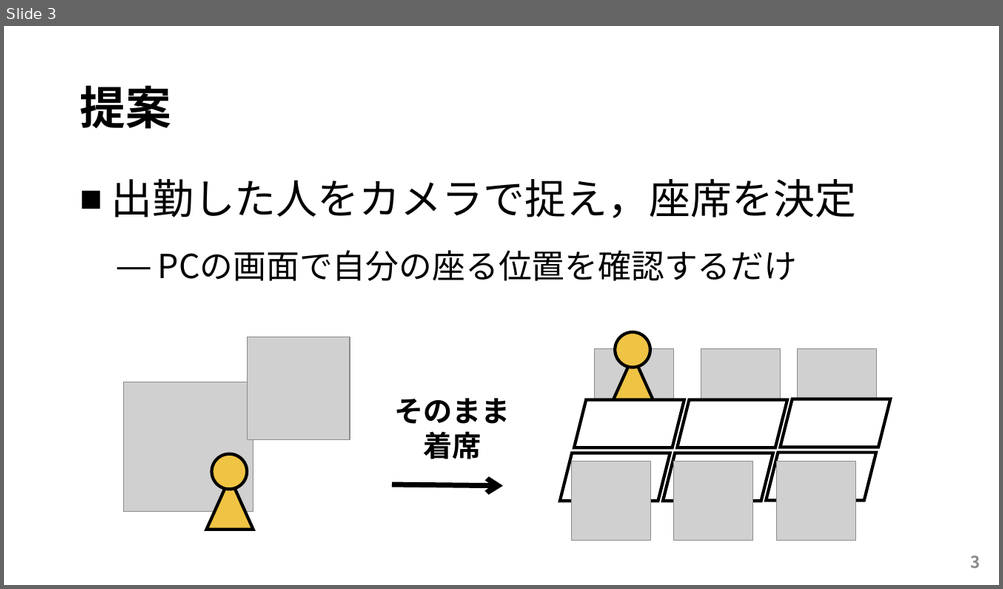
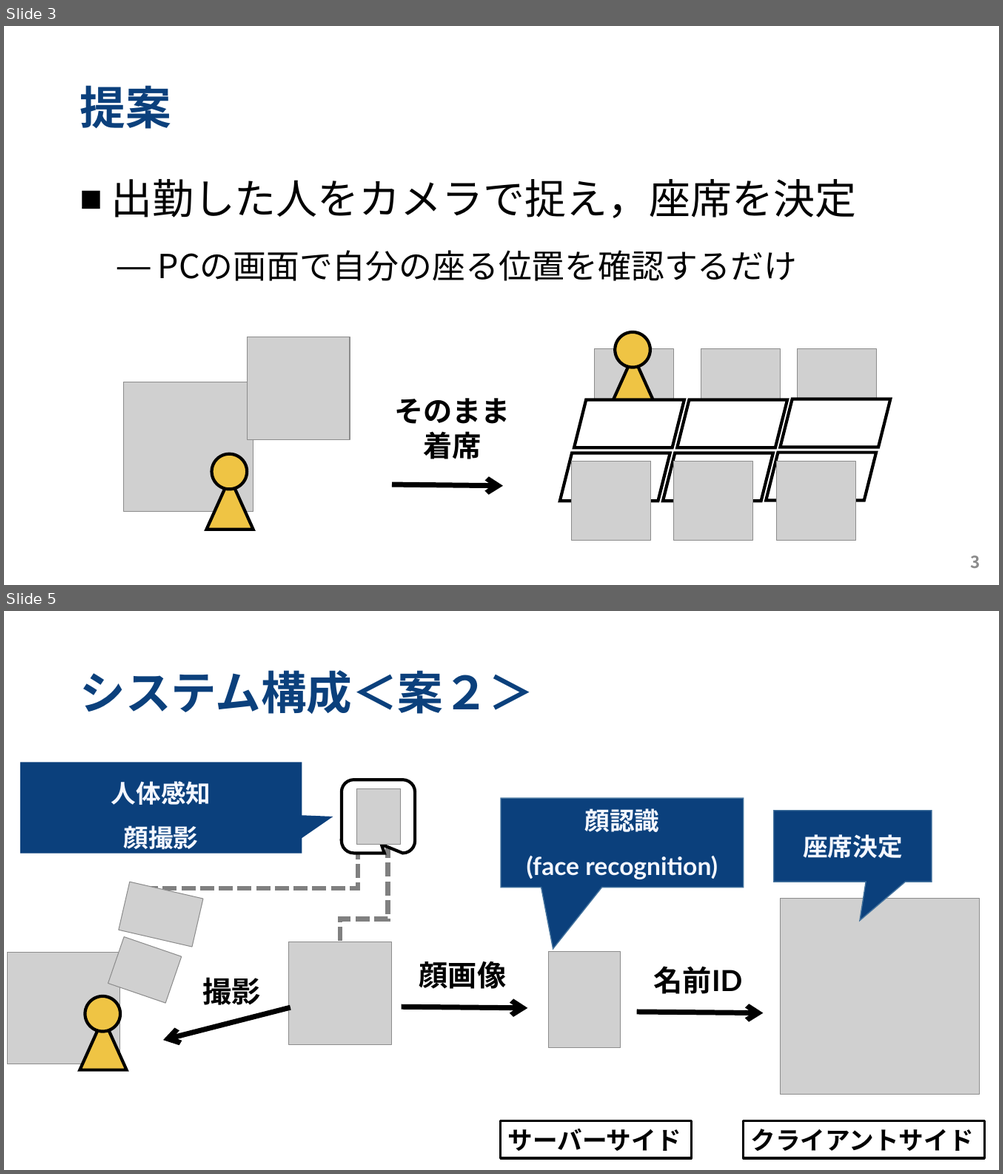
Before and after one commit to kut-info-ase-2017/group4-smzl, a slide deck: doc/SMZL_中間発表.pptx. Shown one above the other, each under a label of ours: slide 3 before the commit, slides 3 and 5 after it; the slides between them are not shown. The pictures are 1003x589 and 1003x1174 pixels, drawn with LibreOffice and Linux fonts; fonts in the diff are those of the drawing; grey boxes stand for pictures. Boxes give left, top, right and bottom in pixels: in the first picture for what was removed or moved away, otherwise in the second. Text is boxed around its words. In the diff, an @@ line names an element or a change of style, - is before the commit and + after.

```diff
--- a/doc/SMZL_中間発表.pptx
+++ b/doc/SMZL_中間発表.pptx
@@ slide 5 added at [4,611,999,1170], background #FFFFFF @@
@@ title added at [79,670,534,714], 44 pt, text #0B407C, bold @@
+システム構成＜案２＞
@@ speech box added at [20,763,301,854], fill #0B407C, 24 pt, text #F4F7FF, bold @@
+人体感知
+顔撮影
@@ rounded speech box added at [341,780,415,853], fill #FFFFFF, outline #000000 3 pt @@
@@ picture added at [357,789,401,845] @@
@@ speech box added at [501,798,743,888], fill #0B407C, outline #43739E 1 pt, 24 pt, text #F4F7FF, bold @@
+顔認識
+(face recognition)
@@ speech box added at [774,811,932,883], fill #0B407C, outline #43739E 1 pt, 24 pt, text #F4F7FF, bold @@
+座席決定
@@ elbow line added from (146, 891) to (358, 854), #808080 4.5 pt dashed @@
@@ elbow line added from (387, 845) to (340, 946), #808080 4.5 pt dashed @@
@@ picture added at [119,882,203,947] @@
@@ picture added at [780,898,979,1094] @@
@@ picture added at [108,937,182,1004] @@
@@ picture added at [289,943,392,1045] @@
@@ picture added at [8,952,120,1065] @@
@@ text added at [419,961,506,989], 28 pt, text #000000, bold @@
+顔画像
@@ picture added at [549,952,620,1048] @@
@@ text added at [202,977,260,1005], 28 pt, text #000000, bold @@
+撮影
@@ text added at [654,966,743,994], 28 pt, text #000000, bold @@
+名前ID
@@ ellipse added at [85,997,120,1032], fill #EFC444, outline #000000 3 pt @@
@@ arrow added from (290, 1008) to (163, 1041), #000000 5 pt @@
@@ arrow added from (401, 1007) to (528, 1008), #000000 5 pt @@
@@ triangle added at [80,1019,127,1071], fill #EFC444, outline #000000 3 pt @@
@@ arrow added from (637, 1012) to (762, 1013), #000000 5 pt @@
@@ rectangle added at [500,1122,691,1159], fill #FFFFFF, outline #000000 2.25 pt, 24 pt, text #000000, bold @@
+サーバーサイド
@@ rectangle added at [743,1122,984,1159], fill #FFFFFF, outline #000000 2.25 pt, 24 pt, text #000000, bold @@
+クライアントサイド
@@ page number added at [970,1157,980,1158], 16 pt, text #8C8C8C, bold @@
+5
@@ slide 3 changed as well @@
@@ title "提案" at [79,85,170,129]: text colour #000000 to #0B407C @@
```
Also in this commit, not shown: 6 other slides changed, 1 other slide added.
